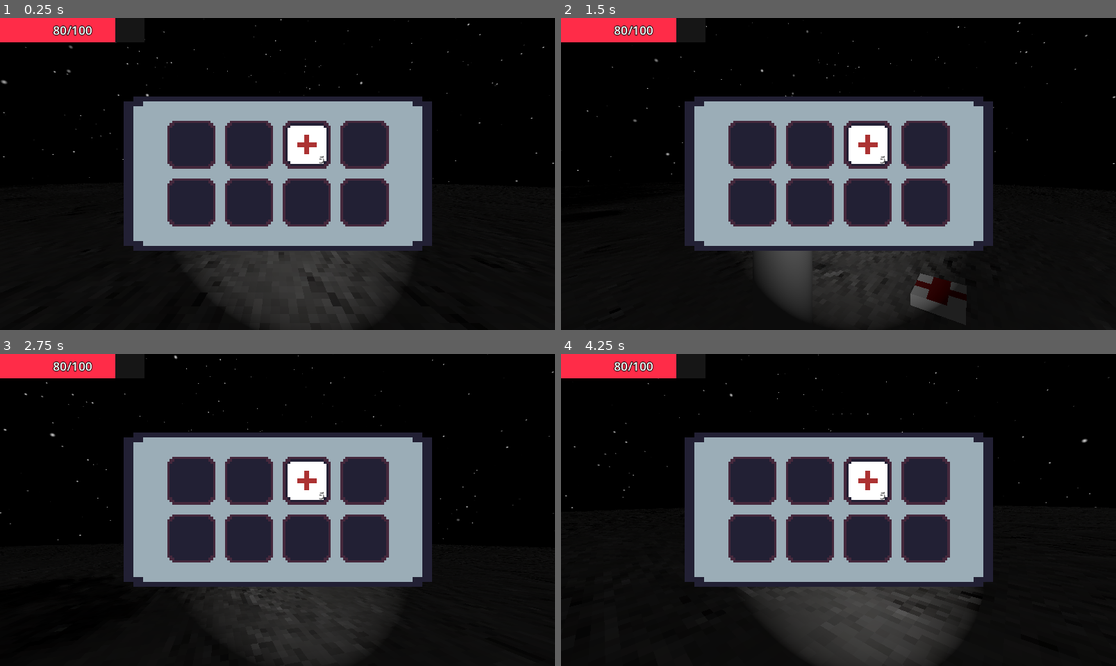
Above: before the commit, frames 1-4 (two rows, left to right).
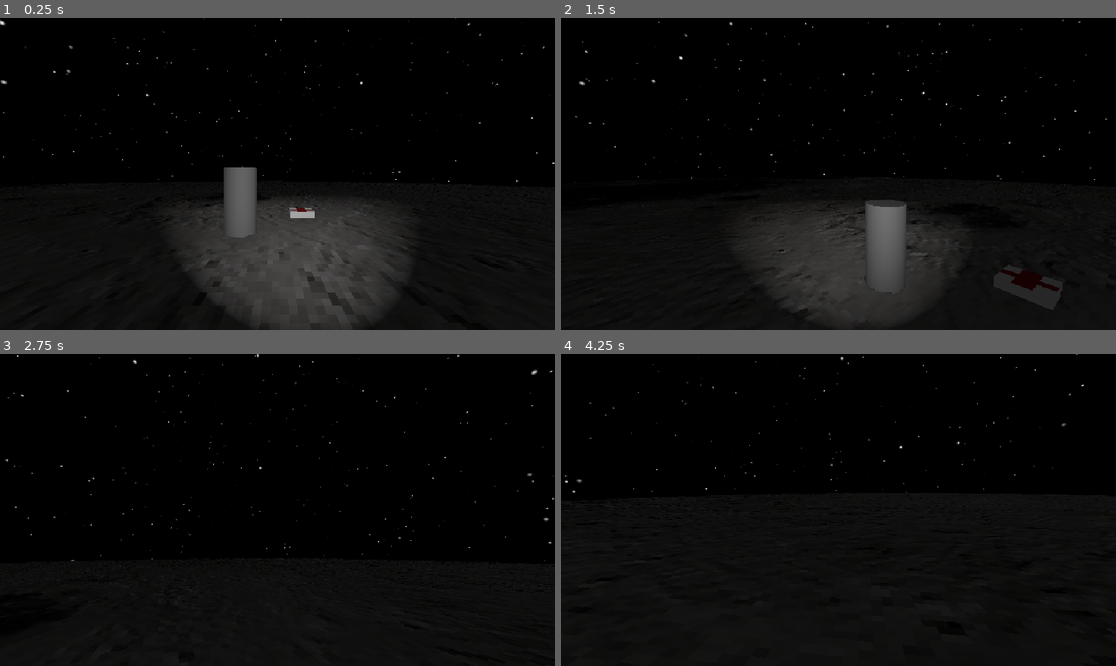
Above: after the commit, the same moments.

Repository: antoniovalentic/song-of-luna-prototype
Game: Godot game, scene res://main-scene.tscn
Two runs of this game, one before a commit and one after it. Both use one fixed random seed, a clock stepped at 60 frames per second and the inputs below.
Inputs (mouse positions are in pixels of both pictures, inside the frame that each line leads up to):
- Up to frame 1 (0.25 s): no input
- Up to frame 2 (1.5 s): tap Enter at 0.5 s; move the mouse to (866, 174) at 0.52 s; hold E (interact_action) 0.53-1.28 s; hold W (move_forward) from 0.53 s (still down); tap Space (jump) at 0.77 s; move the mouse to (810, 174) at 1.27 s; tap E (interact_action) at 1.35 s
- Up to frame 3 (2.75 s): keep holding W (move_forward); tap Space (jump) at 1.52 s; move the mouse to (288, 503) at 2.02 s; hold E (interact_action) from 2.03 s (still down)
- Up to frame 4 (4.25 s): keep holding W (move_forward); move the mouse to (832, 516) at 2.77 s; release E (interact_action) at 2.78 s; tap E (interact_action) at 2.85 s; tap Space (jump) at 3.02, 3.77 s; move the mouse to (877, 513) at 3.52 s; hold E (interact_action) from 3.53 s (still down)

The runs differ from the first frame. In frame 1, 27% of the frame differs, in the area x 0-100%, y 0-98%; in frame 2, 30%; in frame 3, 32%; in frame 4, 36%, in the area x 0-99%, y 0-100%.

Commit message:
Separate 3d camera and GUI viewports for proper render scaling

Diff:
--- a/player.tscn
+++ b/player.tscn
@@ -1,10 +1,12 @@
-[gd_scene load_steps=10 format=3 uid="uid://cwpo78f50wouh"]
+[gd_scene load_steps=12 format=3 uid="uid://cwpo78f50wouh"]
 
 [ext_resource type="Script" path="res://scripts/player.gd" id="1_p4h0a"]
 [ext_resource type="PackedScene" uid="uid://blbuqihsma4oy" path="res://inventory_ui.tscn" id="2_1alvv"]
 [ext_resource type="Resource" uid="uid://w120kkbvtwtk" path="res://resources/inventory/player_inventory.tres" id="2_20gtg"]
 [ext_resource type="Script" path="res://scripts/health.gd" id="2_a36w6"]
+[ext_resource type="Script" path="res://scripts/menu_gui.gd" id="3_6lg5b"]
 [ext_resource type="PackedScene" uid="uid://bufldfdk3wo0j" path="res://health_bar.tscn" id="3_mbhhb"]
+[ext_resource type="Script" path="res://scripts/camera_viewport.gd" id="3_ooycf"]
 
 [sub_resource type="CapsuleShape3D" id="CapsuleShape3D_e8ysh"]
 
@@ -73,15 +75,50 @@
 transform = Transform3D(-1, 0, 8.74228e-08, 0, 1, 0, -8.74228e-08, 0, -1, 0, 0, 0)
 shape = SubResource("SeparationRayShape3D_1yxpe")
 
-[node name="MenuGUI" type="Control" parent="."]
+[node name="CameraViewport" type="SubViewportContainer" parent="." node_paths=PackedStringArray("view_camera")]
+texture_filter = 1
+anchors_preset = 15
+anchor_right = 1.0
+anchor_bottom = 1.0
+grow_horizontal = 2
+grow_vertical = 2
+stretch = true
+stretch_shrink = 3
+script = ExtResource("3_ooycf")
+view_camera = NodePath("../CameraPivot/Camera")
+
+[node name="SubViewport" type="SubViewport" parent="CameraViewport"]
+handle_input_locally = false
+positional_shadow_atlas_size = 512
+size = Vector2i(640, 360)
+render_target_update_mode = 4
+
+[node name="Camera" type="Camera3D" parent="CameraViewport/SubViewport"]
+
+[node name="GuiViewportContainer" type="SubViewportContainer" parent="."]
+anchors_preset = 15
+anchor_right = 1.0
+anchor_bottom = 1.0
+grow_horizontal = 2
+grow_vertical = 2
+stretch = true
+
+[node name="SubViewport" type="SubViewport" parent="GuiViewportContainer"]
+transparent_bg = true
+handle_input_locally = false
+size = Vector2i(1920, 1080)
+render_target_update_mode = 4
+
+[node name="MenuGUI" type="Control" parent="GuiViewportContainer/SubViewport"]
 layout_mode = 3
 anchors_preset = 15
 anchor_right = 1.0
 anchor_bottom = 1.0
 grow_horizontal = 2
 grow_vertical = 2
+script = ExtResource("3_6lg5b")
 
-[node name="BG" type="ColorRect" parent="MenuGUI"]
+[node name="BG" type="ColorRect" parent="GuiViewportContainer/SubViewport/MenuGUI"]
 layout_mode = 1
 anchors_preset = 15
 anchor_right = 1.0
@@ -90,28 +127,28 @@
 grow_vertical = 2
 color = Color(0, 0, 0, 0.196078)
 
-[node name="InventoryUI" parent="MenuGUI" instance=ExtResource("2_1alvv")]
+[node name="InventoryUI" parent="GuiViewportContainer/SubViewport/MenuGUI" instance=ExtResource("2_1alvv")]
 layout_mode = 1
 anchors_preset = 8
 anchor_left = 0.5
 anchor_top = 0.5
 anchor_right = 0.5
 anchor_bottom = 0.5
-offset_left = -319.0
-offset_top = -161.0
-offset_right = -191.0
-offset_bottom = -97.0
+offset_left = -320.0
+offset_top = -158.0
+offset_right = -192.0
+offset_bottom = -94.0
 grow_horizontal = 2
 grow_vertical = 2
 
-[node name="PlayerStats" type="Control" parent="MenuGUI"]
+[node name="PlayerStats" type="Control" parent="GuiViewportContainer/SubViewport/MenuGUI"]
 layout_mode = 1
 anchors_preset = 9
 anchor_bottom = 1.0
 offset_right = 356.0
 grow_vertical = 2
 
-[node name="Health" type="Control" parent="MenuGUI/PlayerStats"]
+[node name="Health" type="Control" parent="GuiViewportContainer/SubViewport/MenuGUI/PlayerStats"]
 anchors_preset = 0
 offset_right = 300.0
 offset_bottom = 50.0
@@ -119,5 +156,6 @@
 max_value = 100.0
 start_value = 80.0
 
-[node name="HealthBar" parent="MenuGUI/PlayerStats/Health" instance=ExtResource("3_mbhhb")]
+[node name="HealthBar" parent="GuiViewportContainer/SubViewport/MenuGUI/PlayerStats/Health" instance=ExtResource("3_mbhhb")]
+texture_filter = 1
 layout_mode = 0
--- a/project.godot
+++ b/project.godot
@@ -18,6 +18,11 @@
 [autoload]
 
 Global="*res://scripts/global.gd"
+
+[display]
+
+window/size/viewport_width=1920
+window/size/viewport_height=1080
 
 [editor]
 
@@ -61,3 +66,10 @@
 "events": [Object(InputEventKey,"resource_local_to_scene":false,"resource_name":"","device":-1,"window_id":0,"alt_press …(192 unchanged characters)…
 ]
 }
+
+[rendering]
+
+lights_and_shadows/directional_shadow/size=512
+lights_and_shadows/directional_shadow/soft_shadow_filter_quality=0
+lights_and_shadows/positional_shadow/soft_shadow_filter_quality=0
+lights_and_shadows/positional_shadow/atlas_size=512
--- /dev/null
+++ b/scripts/camera_viewport.gd
@@ -0,0 +1,22 @@
+@tool
+class_name UIViewport
+extends SubViewportContainer
+
+## The camera this viewport replicates.
+@export var view_camera: Camera3D
+
+@onready var viewport: SubViewport = $SubViewport
+@onready var camera: Camera3D = $SubViewport/Camera
+
+func _ready():
+    camera.projection = view_camera.projection
+    camera.size = view_camera.size
+    camera.position = view_camera.position
+    camera.global_transform = view_camera.global_transform
+
+func _process(_delta: float) -> void:
+    if view_camera and camera:
+        # Update any properties to copy the camera exactly.
+        # I don't plan on changing anything put the transform at runtime,
+        # but if you have more camera properties that would change at runtime, add them below.
+        camera.global_transform = view_camera.global_transform
--- a/scripts/global.gd
+++ b/scripts/global.gd
@@ -1,4 +1,6 @@
 extends Node
+
+@onready var viewport: Viewport = get_viewport()
 
 # Variables
 var player_instance: Player = null
@@ -7,9 +9,10 @@
 signal inventory_updated(new_inventory: Array[Dictionary], new_item: Dictionary)
 
 func _ready():
-	# Initial inventory size
+	# Resolution scaling settings
+	#viewport.scaling_3d_scale = 0.25
+	#viewport.scaling_3d_mode = Viewport.SCALING_3D_MODE_BILINEAR
 	pass
-	#inventory.resize(INIT_INVENTORY_SIZE)
 
 func set_player_reference(player: Player):
 	player_instance = player
--- a/scripts/player.gd
+++ b/scripts/player.gd
@@ -3,7 +3,6 @@
 
 @onready var camera: Camera3D = %Camera
 @onready var pivot: Node3D = %CameraPivot
-@onready var viewport: Viewport = get_viewport()
 
 @onready var interact_area: Area3D = %Camera/InteractArea
 @onready var interact_raycast: RayCast3D = %Camera/InteractArea/InteractRayCast
@@ -25,10 +24,6 @@
 	# Register Player node in Global script
 	Global.set_player_reference(self)
 
-	# Resolution scaling settings
-	#viewport.scaling_3d_scale = 0.5
-	#viewport.scaling_3d_mode = Viewport.SCALING_3D_MODE_BILINEAR
-
 	# Hide mouse cursor on start
 	Input.mouse_mode = Input.MOUSE_MODE_CAPTURED
 
@@ -40,13 +35,11 @@
 			print_debug(interact_collider.item.name)
 			interact_collider.collect_item()
 
+func _unhandled_input(event: InputEvent):
 	if event is InputEventMouseMotion:
 		pivot.rotate_y(-event.relative.x * LOOK_SENSITIVITY)
 		camera.rotate_x(-event.relative.y * LOOK_SENSITIVITY)
 		camera.rotation.x = clamp(camera.rotation.x, deg_to_rad(-X_ROTATION_LIMIT), deg_to_rad(X_ROTATION_LIMIT))
-
-func _unhandled_input(event: InputEvent):
-	pass
 
 func _unhandled_key_input(event: InputEvent):
 	# Show mouse cursor on Esc press
